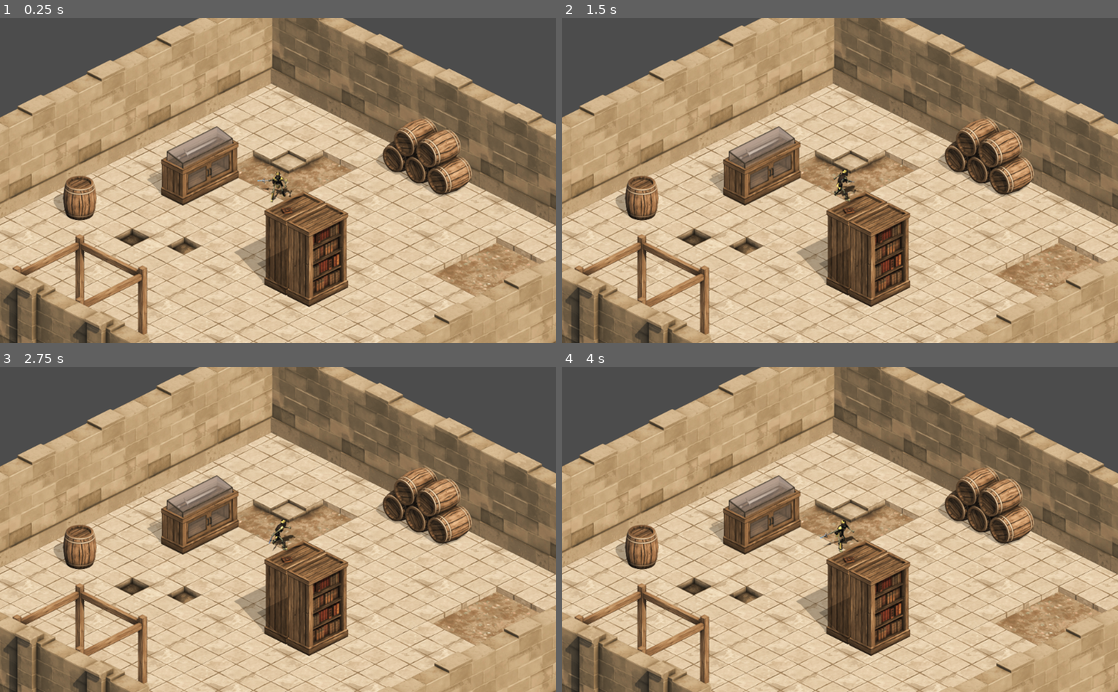
Above: before the commit, frames 1-4 (two rows, left to right).
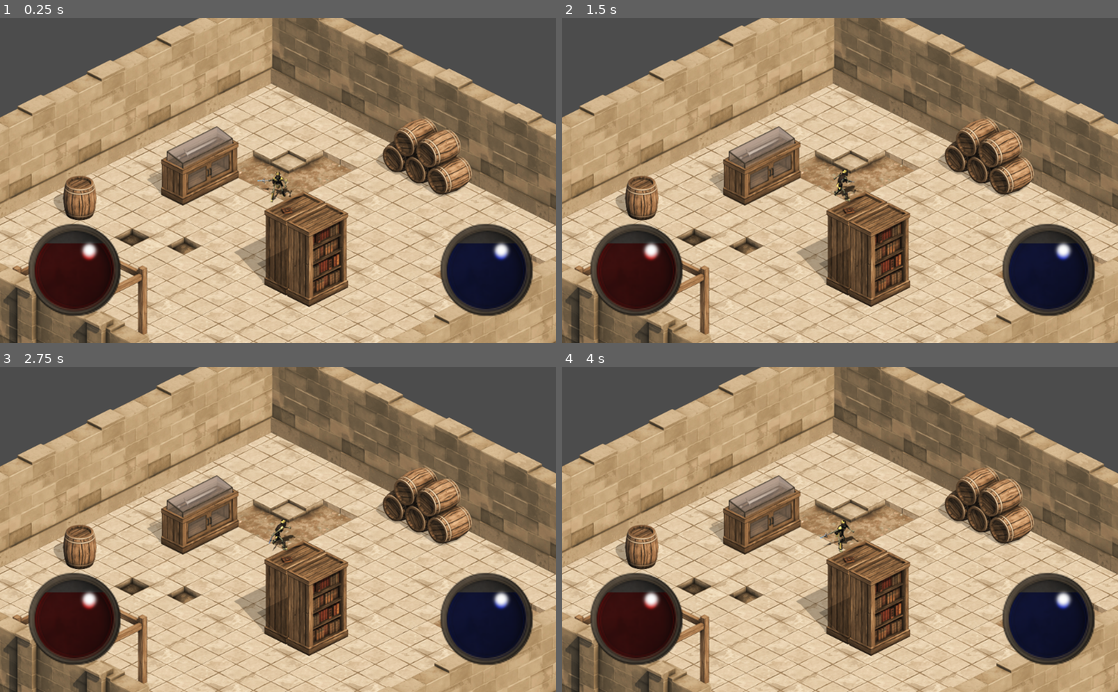
Above: after the commit, the same moments.

Repository: Ario124/Isometric_Field
Game: Godot game, scene res://Scenes/Test_Field.tscn
Two runs of this game, one before a commit and one after it. Both use one fixed random seed, a clock stepped at 60 frames per second and the inputs below. The project has no main scene, so this scene is started directly.
Inputs (mouse positions are in pixels of both pictures, inside the frame that each line leads up to):
- Up to frame 1 (0.25 s): no input
- Up to frame 2 (1.5 s): tap Enter at 0.5 s; move the mouse to (962, 164) at 0.52 s; hold A (a) 0.53-1.28 s; tap D (d) at 0.8, 1.35 s; tap Space (Attack) at 1.25 s; move the mouse to (728, 196) at 1.27 s
- Up to frame 3 (2.75 s): tap S (s) at 1.55 s; tap Enter at 2 s; move the mouse to (333, 458) at 2.02 s; hold S (s) from 2.03 s (still down); tap W (w) at 2.3 s
- Up to frame 4 (4 s): tap Space (Attack) at 2.75 s; move the mouse to (812, 594) at 2.77 s; release S (s) at 2.78 s; tap W (w) at 2.85 s; tap A (a) at 3.05 s; tap Enter at 3.5 s; move the mouse to (1006, 578) at 3.52 s; hold Space (Attack) from 3.53 s (still down); tap D (d) at 3.8 s

The runs differ from the first frame. In frame 1, 7.5% of the frame differs, in the area x 5-96%, y 63-92%; in frame 2, 7.5%; in frame 3, 7.5%; in frame 4, 7.5%.

Commit message:
Added health & mana globe

Diff:
--- a/Scenes/Test_Field.tscn
+++ b/Scenes/Test_Field.tscn
@@ -6,6 +6,8 @@
 [ext_resource path="res://Resources/Library.tres" type="TileSet" id=4]
 [ext_resource path="res://DisplayCaseWSword_E.tscn" type="PackedScene" id=5]
 [ext_resource path="res://Scenes/Player.tscn" type="PackedScene" id=6]
+[ext_resource path="res://Assets/UI/Globe_Transparent_4.png" type="Texture" id=7]
+[ext_resource path="res://Assets/UI/Globe_Filled_4.png" type="Texture" id=8]
 
 [node name="Node2D" type="Node2D"]
 
@@ -62,3 +64,95 @@
 
 [node name="DisplayCaseWSword_E" parent="Test" instance=ExtResource( 5 )]
 position = Vector2( 744, 511 )
+
+[node name="GUI" type="CanvasLayer" parent="."]
+
+[node name="HealthGlobe" type="Control" parent="GUI"]
+anchor_top = 1.0
+anchor_bottom = 1.0
+margin_top = -250.0
+margin_right = 250.0
+__meta__ = {
+"_edit_use_anchors_": false
+}
+
+[node name="GlobeFull" type="TextureRect" parent="GUI/HealthGlobe"]
+anchor_left = 1.0
+anchor_right = 1.0
+margin_left = -235.0
+margin_bottom = 235.0
+texture = ExtResource( 8 )
+expand = true
+
+[node name="TextureProgress" type="TextureProgress" parent="GUI/HealthGlobe/GlobeFull"]
+anchor_left = 0.5
+anchor_top = 0.5
+anchor_right = 0.5
+anchor_bottom = 0.5
+margin_left = -105.0
+margin_top = -105.0
+margin_right = 105.0
+margin_bottom = 105.0
+rect_min_size = Vector2( 210, 210 )
+value = 75.0
+texture_progress = ExtResource( 8 )
+fill_mode = 3
+tint_progress = Color( 1, 0, 0, 0.729412 )
+nine_patch_stretch = true
+__meta__ = {
+"_edit_use_anchors_": false
+}
+
+[node name="Tween" type="Tween" parent="GUI/HealthGlobe/GlobeFull/TextureProgress"]
+
+[node name="GlobeTransparent" type="TextureRect" parent="GUI/HealthGlobe"]
+anchor_left = 1.0
+anchor_right = 1.0
+margin_left = -235.0
+margin_bottom = 235.0
+texture = ExtResource( 7 )
+expand = true
+
+[node name="ManaGlobe" type="Control" parent="GUI"]
+anchor_left = 1.0
+anchor_top = 1.0
+anchor_right = 1.0
+anchor_bottom = 1.0
+margin_left = -250.0
+margin_top = -250.0
+__meta__ = {
+"_edit_use_anchors_": false
+}
+
+[node name="GlobeFull" type="TextureRect" parent="GUI/ManaGlobe"]
+margin_right = 235.0
+margin_bottom = 235.0
+texture = ExtResource( 8 )
+expand = true
+
+[node name="TextureProgress" type="TextureProgress" parent="GUI/ManaGlobe/GlobeFull"]
+anchor_left = 0.5
+anchor_top = 0.5
+anchor_right = 0.5
+anchor_bottom = 0.5
+margin_left = -105.0
+margin_top = -105.0
+margin_right = 105.0
+margin_bottom = 105.0
+rect_min_size = Vector2( 210, 210 )
+value = 75.0
+texture_progress = ExtResource( 8 )
+fill_mode = 3
+tint_progress = Color( 0, 0.109804, 1, 0.729412 )
+nine_patch_stretch = true
+__meta__ = {
+"_edit_use_anchors_": false
+}
+
+[node name="Tween" type="Tween" parent="GUI/ManaGlobe/GlobeFull/TextureProgress"]
+
+[node name="GlobeTransparent" type="TextureRect" parent="GUI/ManaGlobe"]
+margin_right = 235.0
+margin_bottom = 235.0
+texture = ExtResource( 7 )
+expand = true
Binary file added: Assets/UI/Globe_Filled_4.png
Binary file added: Assets/UI/Globe_TransparentShadow_4.png
Binary file added: Assets/UI/Globe_Transparent_4.png
Not shown: 1 places in Scenes/Test_Field.tscn that only renumber resources
